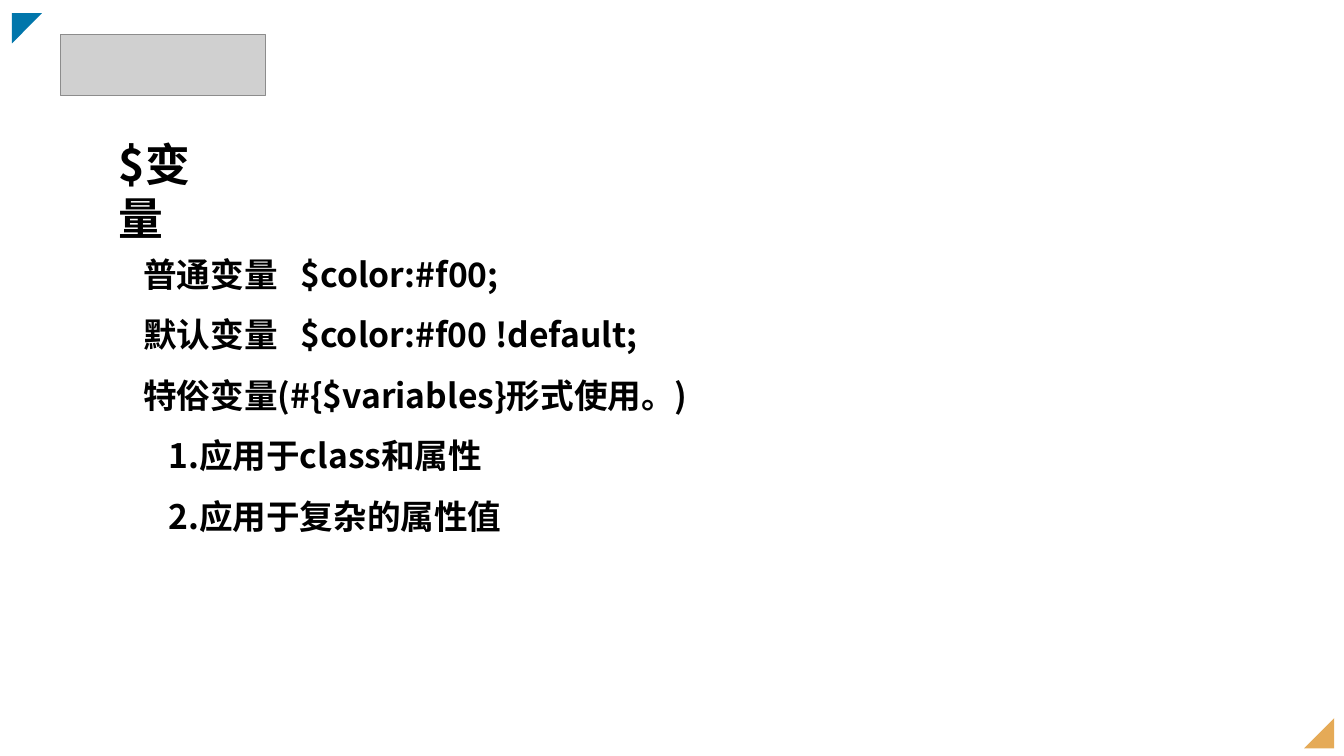
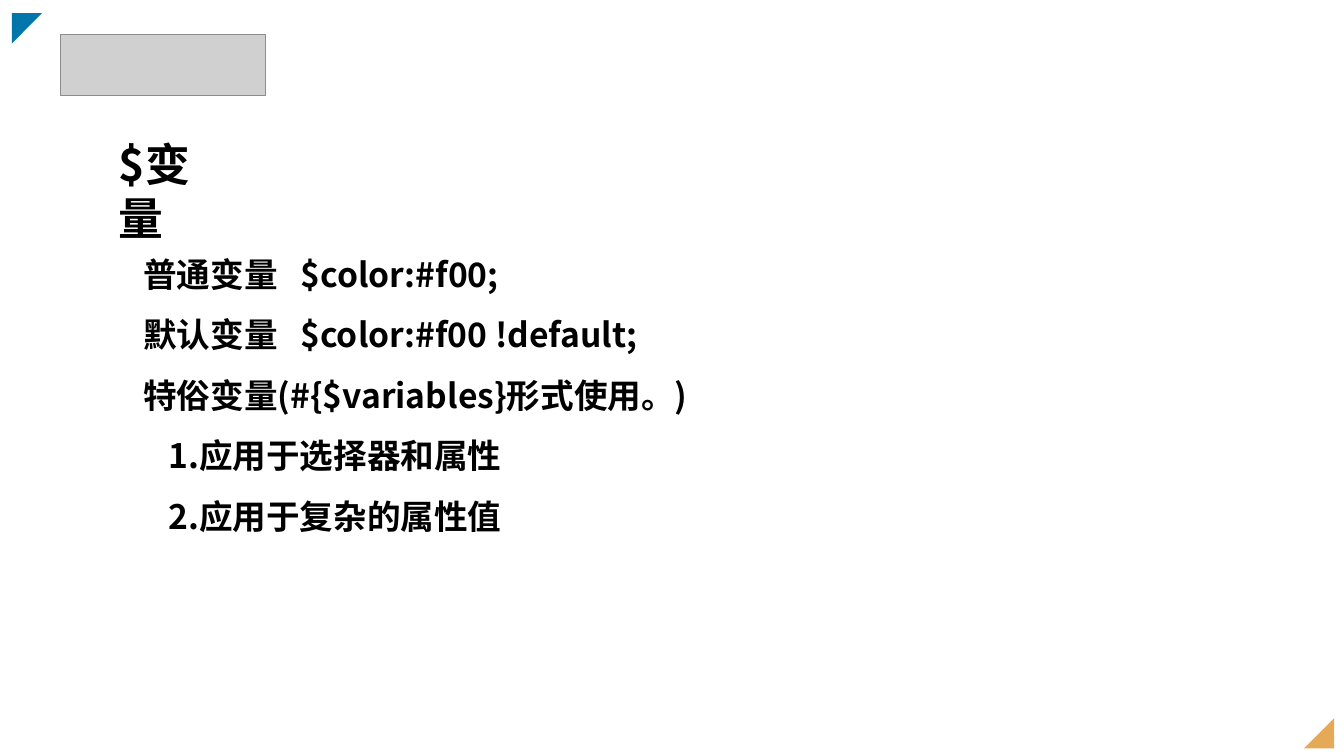
Before and after one commit to johnnysw/fellows17, a slide deck: slide 7 of sass/sass.pptx. Drawn at 1344x756 pixels with LibreOffice and Linux fonts; fonts in the diff are those of the drawing; grey boxes stand for pictures. Boxes give left, top, right and bottom in pixels: in the first picture for what was removed or moved away, otherwise in the second. Text is boxed around its words. In the diff, an @@ line names an element or a change of style, - is before the commit and + after.

```diff
--- a/sass/sass.pptx
+++ b/sass/sass.pptx
@@ text at (168, 439, 501, 471): text changed @@
-    1.应用于class和属性
+    1.应用于选择器和属性
```
Also in this commit, not shown: 3 other slides changed, 7 other files.
